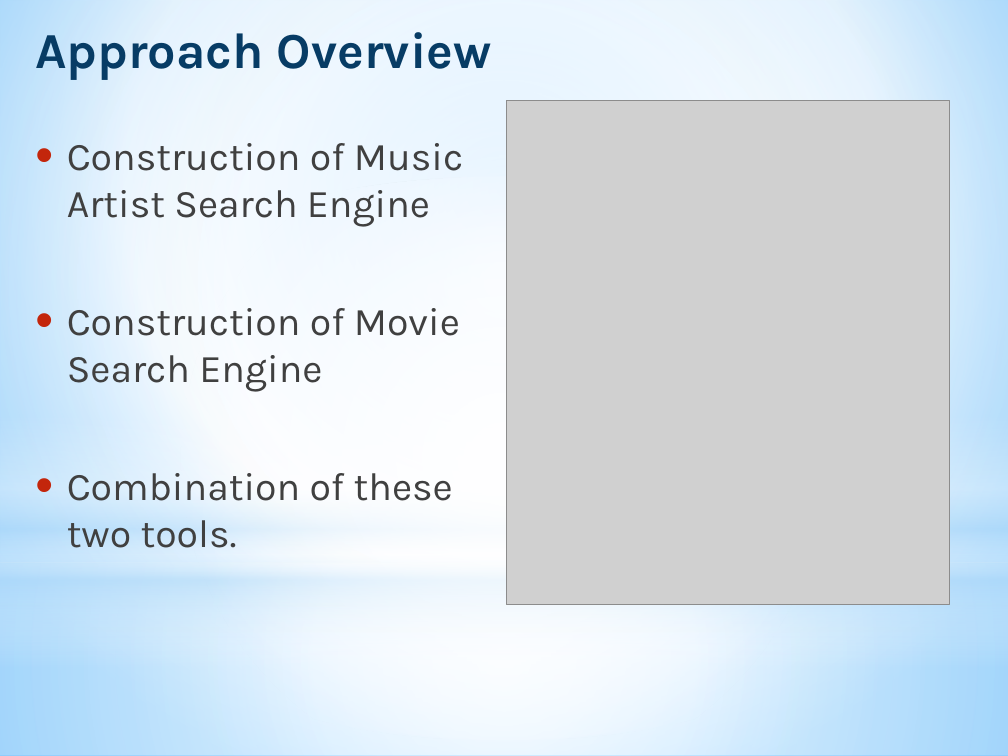
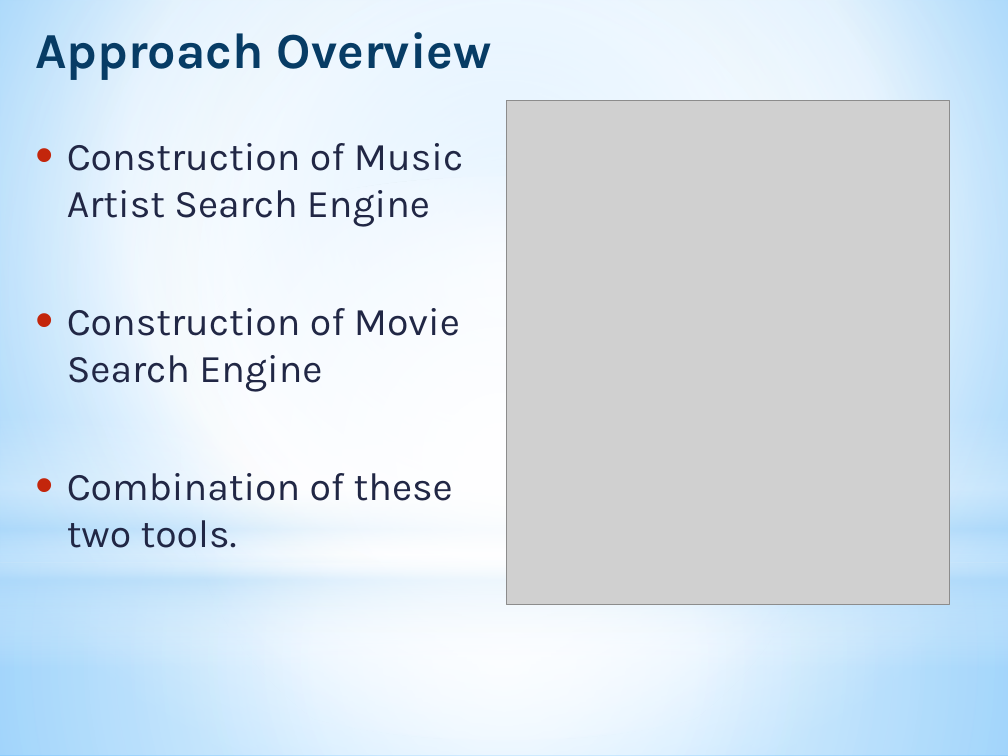
Before and after one commit to u0733159/CSCE438-hw2, a slide deck: slide 3 of csce438.pptx. Drawn at 1008x756 pixels with LibreOffice and Linux fonts; fonts in the diff are those of the drawing; grey boxes stand for pictures. Boxes give left, top, right and bottom in pixels: in the first picture for what was removed or moved away, otherwise in the second. Text is boxed around its words. In the diff, an @@ line names an element or a change of style, - is before the commit and + after.

```diff
--- a/csce438.pptx
+++ b/csce438.pptx
@@ text "Construction of Music Artist Search ..." at box(67, 143, 463, 548): text colour #404040 to #212745 @@
```
Also in this commit, not shown: 4 other slides changed.
